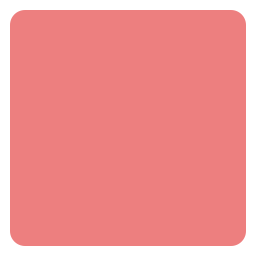
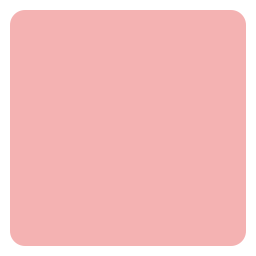
Comparing the layer stacks of the two 256 × 256 images. Changes:
"Rounded Rectangle 1": opacity 50% → 30% over [10, 10, 246, 246]
